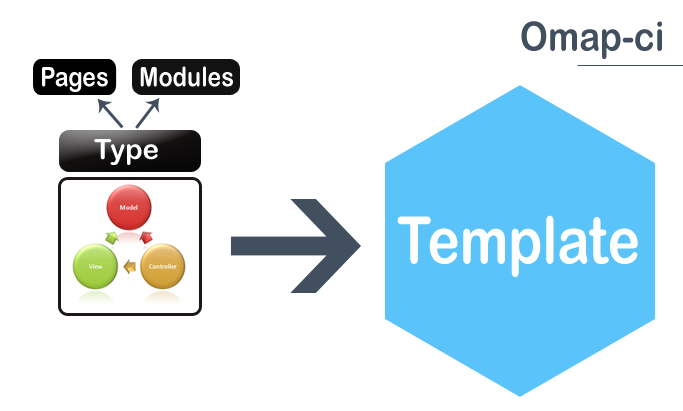
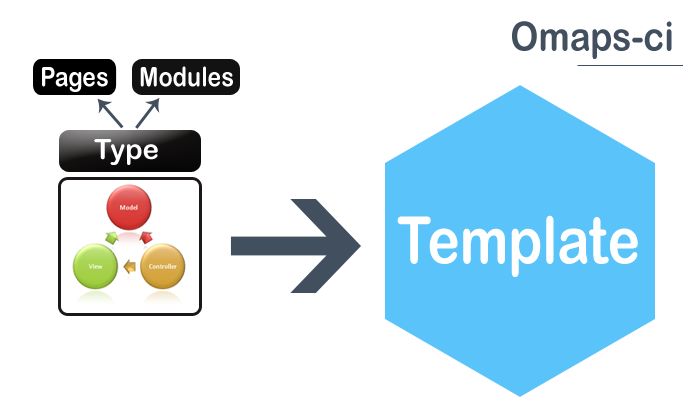
Layers edited between the first and the second 683×411 image:
renamed "Omap-ci" to "Omaps-ci", painted on it over [512, 21, 672, 59]
